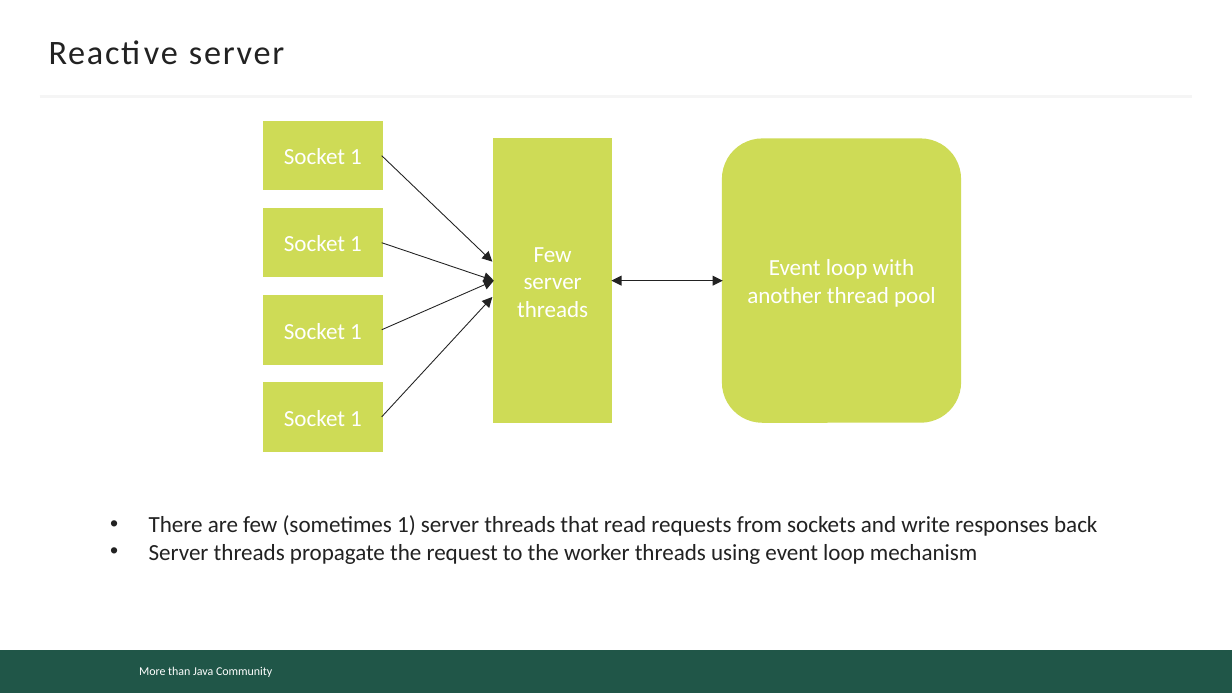
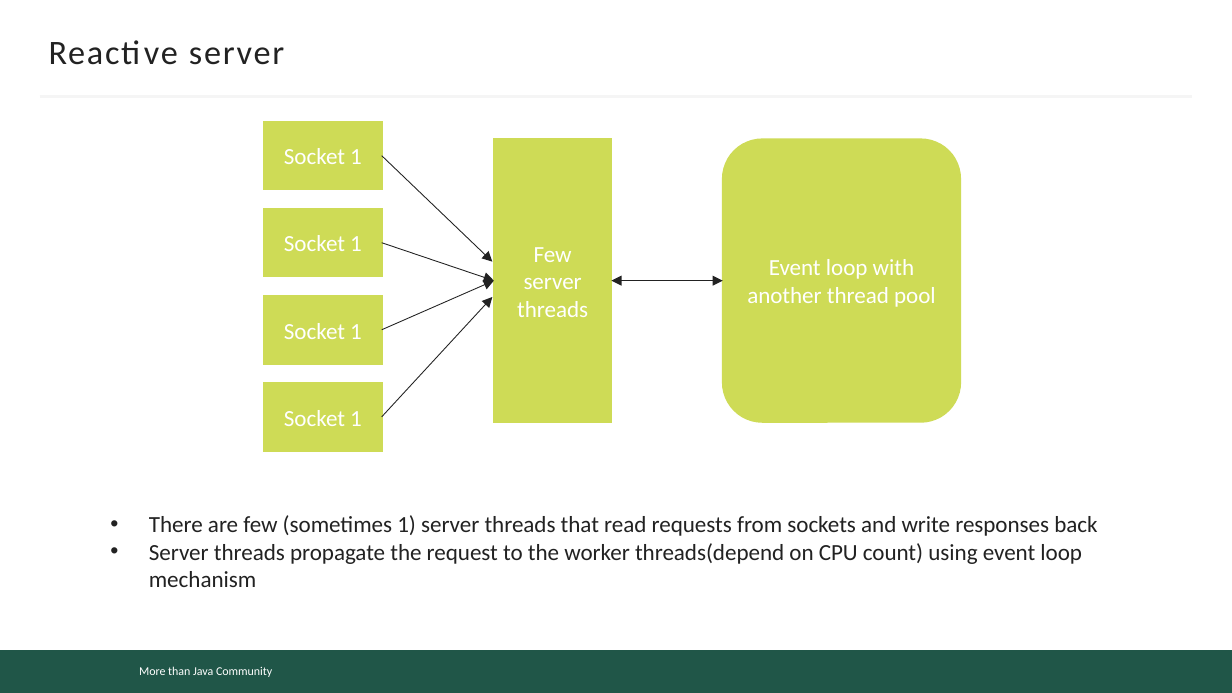
Before and after one commit to mjc-school/mentors-handsbook, a slide deck: slide 6 of light-talks/reactive/reactive.pptx. Drawn at 1232x693 pixels with LibreOffice and Linux fonts; fonts in the diff are those of the drawing; background and template pictures are left out. Boxes give left, top, right and bottom in pixels: in the first picture for what was removed or moved away, otherwise in the second. Text is boxed around its words. In the diff, an @@ line names an element or a change of style, - is before the commit and + after.

Commit message:
update demo and presentation for reactive programming talk

```diff
--- a/light-talks/reactive/reactive.pptx
+++ b/light-talks/reactive/reactive.pptx
@@ text at <box>149,543,1082,587</box>: text changed @@
-• Server threads propagate the request to the worker threads using event loop mechanism
+• Server threads propagate the request to the worker threads(depend on CPU count) using event loop mechanism
```
Also in this commit, not shown: 3 other slides changed, 4 slides added, 1 other file.
